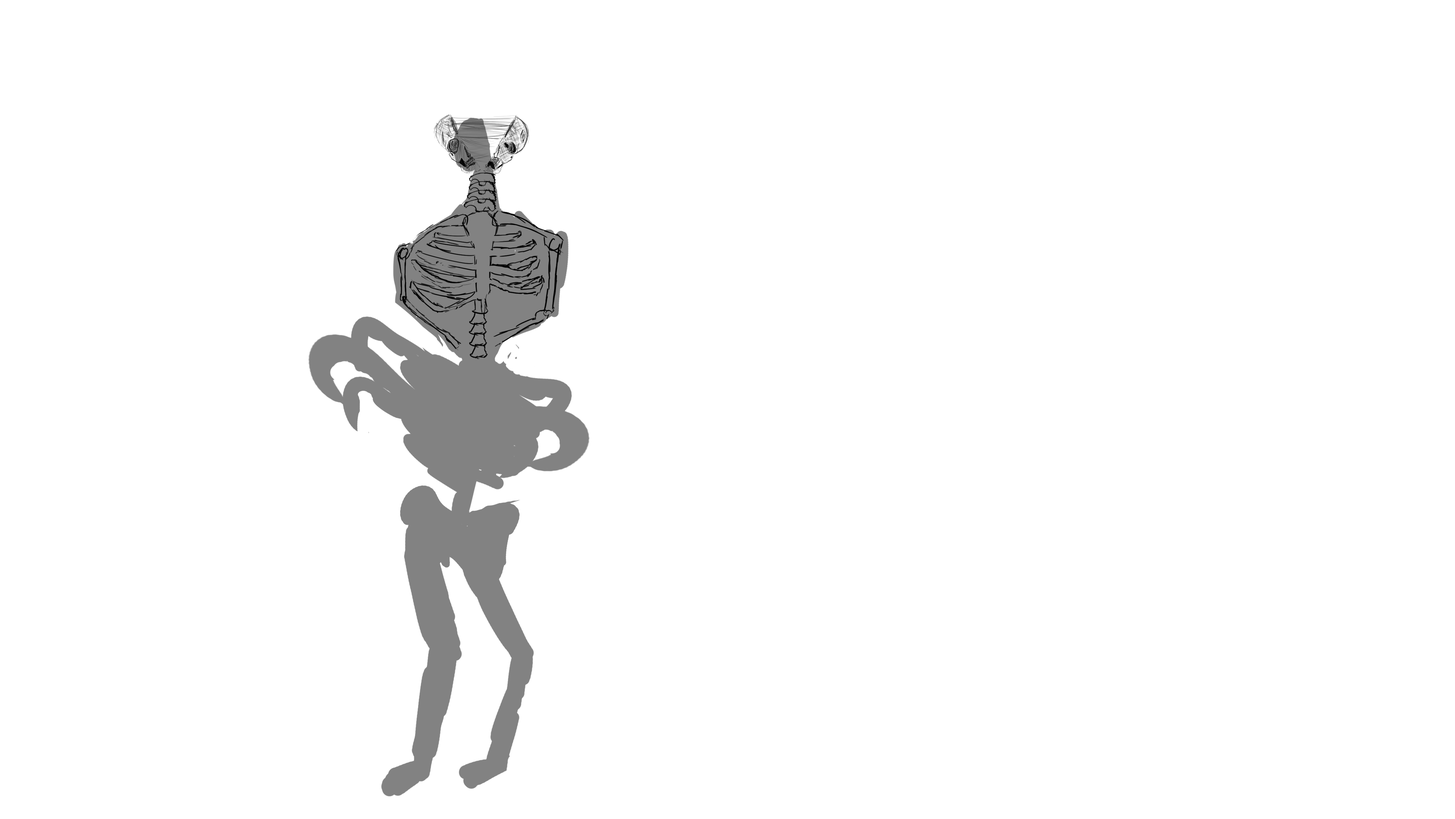
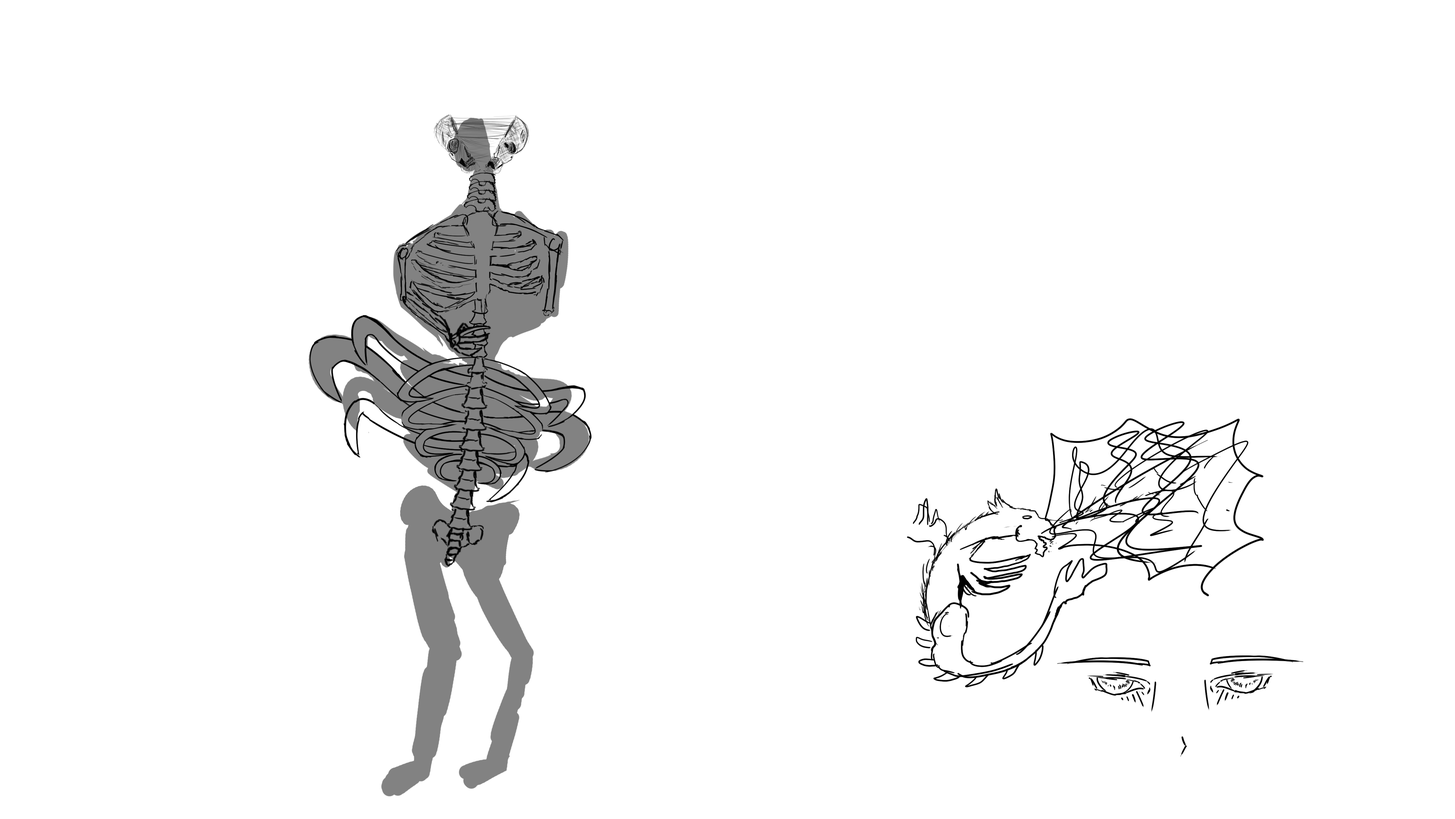
Revision of a layered 1455px x 819px image; what changed, layer by layer:
added layer "Layer 10" above "ribs2" over [1056, 654, 1305, 757]
renamed "Layer 5" to "ribs2", moved it above "ribs", painted on it over [309, 310, 1265, 688]
removed layer "Layer 4" over [468, 322, 487, 336]
removed layer "Layer 3" over [396, 227, 550, 351]
renamed "Layer 6" to "ribs", painted on it over [396, 227, 565, 411]
painted on "SHADOW" over [394, 290, 524, 376]
